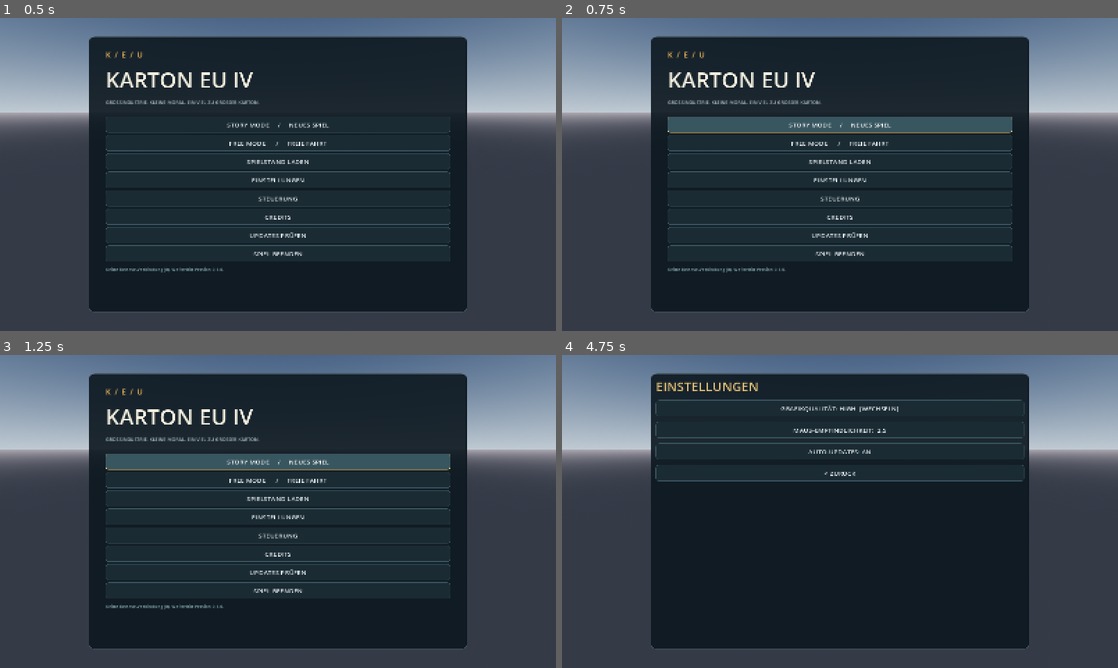
Above: before the commit, frames 1-4 (two rows, left to right).
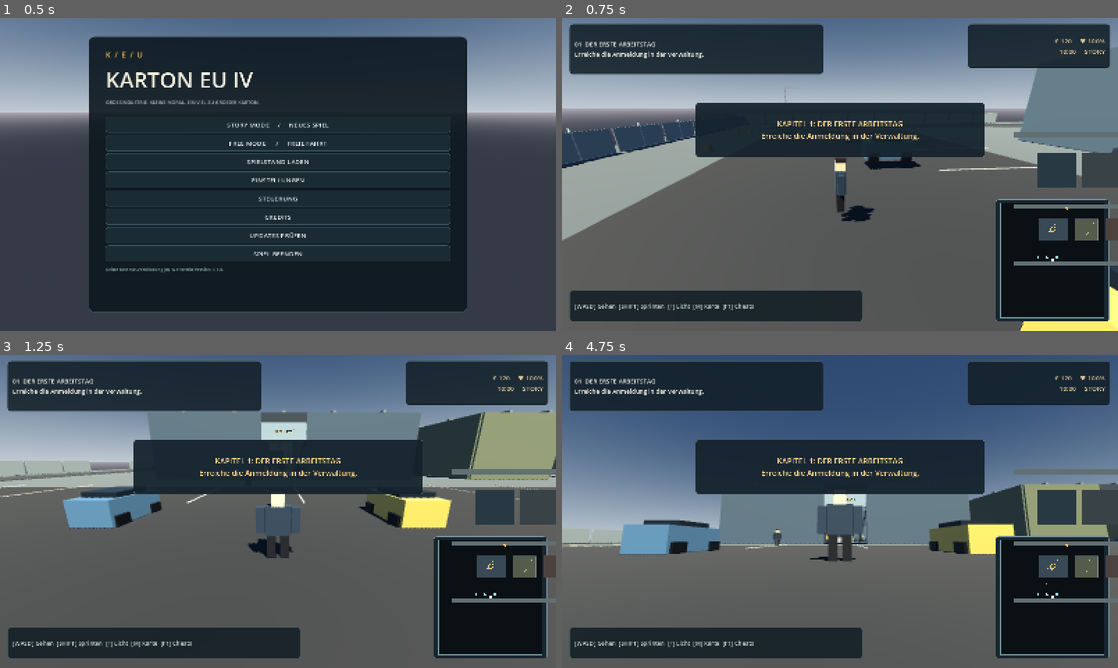
Above: after the commit, the same moments.

Repository: dmdelia/gtk-vi
Game: Godot game, scene res://main.tscn
Two runs of this game, one before a commit and one after it. Both use one fixed random seed, a clock stepped at 60 frames per second and the inputs below.
Inputs (mouse positions are in pixels of both pictures, inside the frame that each line leads up to):
- Up to frame 1 (0.5 s): no input
- Up to frame 2 (0.75 s): click "STORY MODE / NEUES SPIEL" at 0.5 s
- Up to frame 3 (1.25 s): no input
- Up to frame 4 (4.75 s): click (840, 461) at 1.25 s, where only the run before the commit has a clickable "STORY MODE / NEUES SPIEL"; click (840, 480) at 2 s, where only the run before the commit has a clickable "FREE MODE / FREIE FAHRT"; click (840, 498) at 2.75 s, where only the run before the commit has a clickable "SPIELSTAND LADEN"; click (840, 517) at 3.5 s, where only the run before the commit has a clickable "EINSTELLUNGEN"; click (840, 408) at 4.25 s, where only the run before the commit has a clickable "GRAFIKQUALITÄT: MEDIUM [WECHS…"

Frame 1 is identical in both runs. In frame 2, 77% of the frame differs, in the area x 0-100%, y 1-100%; in frame 3, 77%; in frame 4, 80%, in the area x 0-100%, y 0-100%.
Error before the commit: Parse Error: Invalid operands "bool" and "int" for "<" operator. (res://scripts/world.gd:131)

Commit message:
Fix Godot 4 parser error in world boundary construction

Diff:
--- a/scripts/world.gd
+++ b/scripts/world.gd
@@ -128,7 +128,7 @@
 			box(Vector3(x,1.6,z), Vector3(0.11,3.2,0.2), "#bac6c3")
 	for x in [-155.0, 155.0]:
 		for z in range(-116,120,9):
-			if 11 < z < 36 and x < 0:
+			if z > 11 and z < 36 and x < 0:
 				continue
 			box(Vector3(x,1.7,z), Vector3(0.18,3.4,8.5), "#8b999c", false)
 	for building in BLOCKS:
